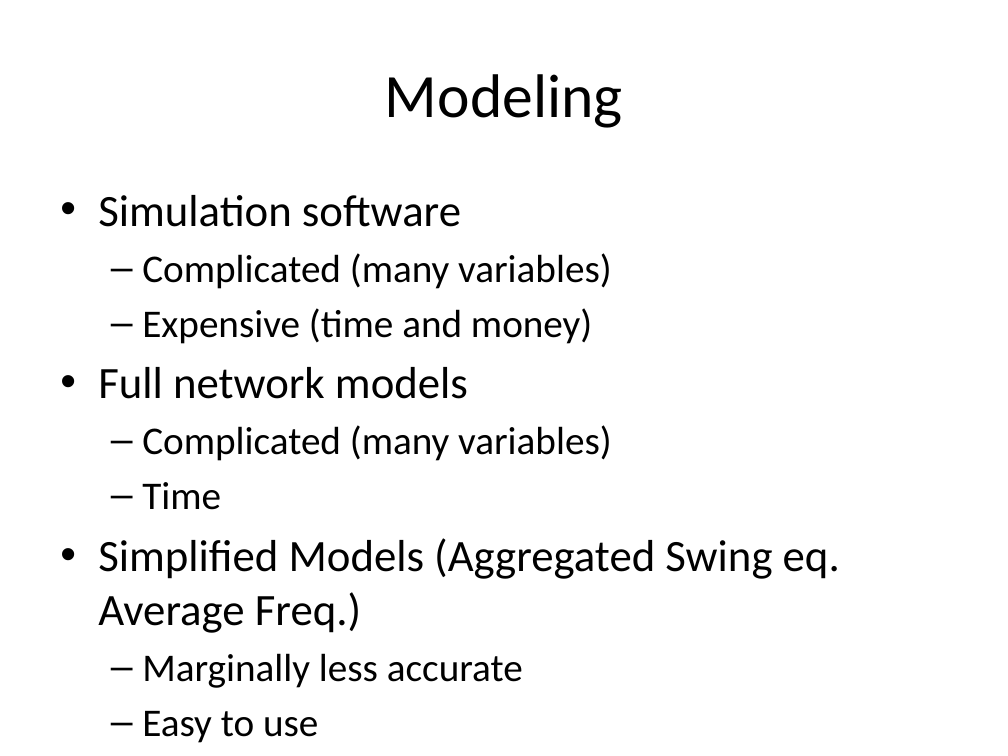
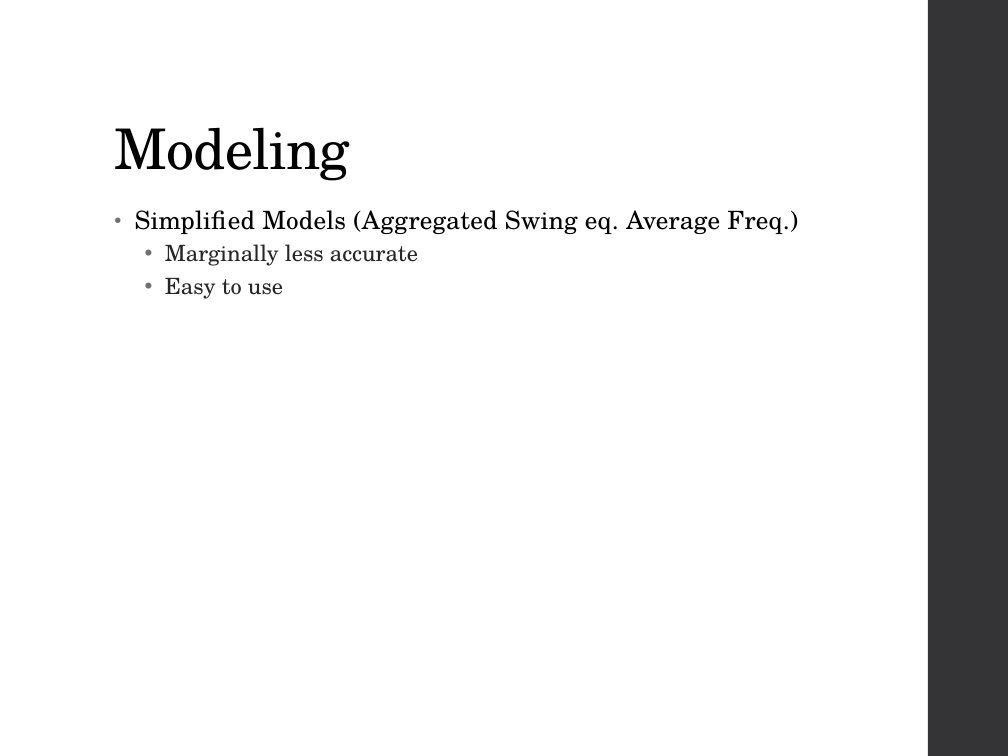
Before and after one commit to mswan96/SUPERB, a slide deck: slide 7 of Literature Review.pptx (slide 5 before the commit). Drawn at 1008x756 pixels with LibreOffice and Linux fonts; fonts in the diff are those of the drawing. Boxes give left, top, right and bottom in pixels: in the first picture for what was removed or moved away, otherwise in the second. Text is boxed around its words. In the diff, an @@ line names an element or a change of style, - is before the commit and + after.

```diff
--- a/Literature Review.pptx
+++ b/Literature Review.pptx
@@ rectangle added at (928,0,1008,756), fill #353537 @@
@@ title "Modeling": place and size @@
-title "Modeling" at (385,74,623,128)
+title "Modeling" at (114,127,349,181)
@@ title "Modeling" at (114,127,349,181): size 44 to 40 pt, font Calibri to TeX Gyre Schola, letter spacing 0 to -0.5 pt; alignment centre to left; line spacing 1 to 0.9; vertical alignment middle to bottom @@
@@ text at (98,195,612,510): paragraphs removed @@
-• Simulation software
-  – Complicated (many variables)
-  – Expensive (time and money)
-• Full network models
-  – Complicated (many variables)
-  – Time
@@ text "Simplified Models (Aggregated Swing eq. ...": place and size @@
-text "Simplified Models (Aggregated Swing eq. ..." at (98,195,840,743)
+text "Simplified Models (Aggregated Swing eq. ..." at (135,210,798,299)
@@ text "Simplified Models (Aggregated Swing eq. ..." at (135,210,798,299): size 32 to 18 pt, letter spacing 0 to 0.1 pt in "Simplified Models (Aggregated Swing eq. Average Freq.)"; font Calibri to TeX Gyre Schola; size 28 to 16 pt, text colour #000000 to #262626 in "Marginally less accurate", "Easy to use"; indent changed; line spacing 1 to 0.95; more space between paragraphs; bullet – to •; line spacing 1 to 0.9 @@
```
Also in this commit, not shown: 11 other slides changed, 4 slides added, 5 other files.
